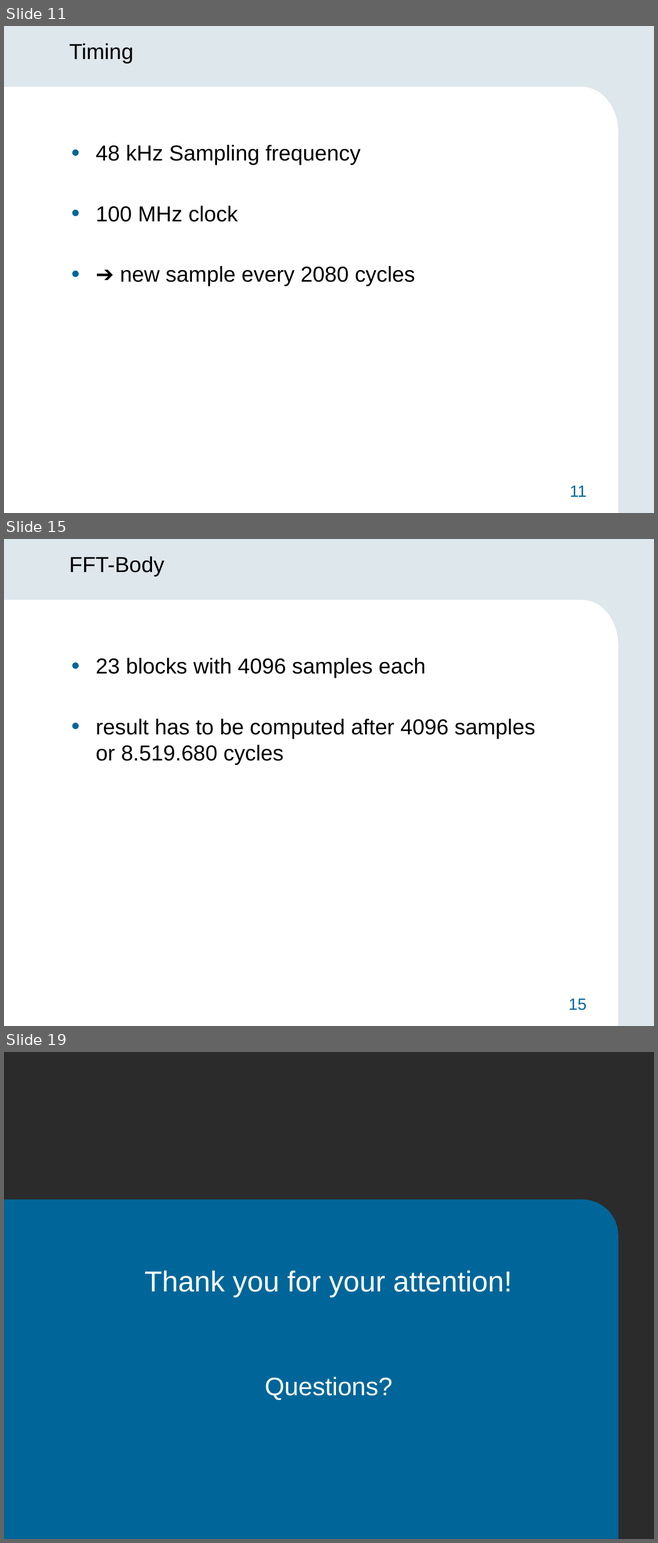
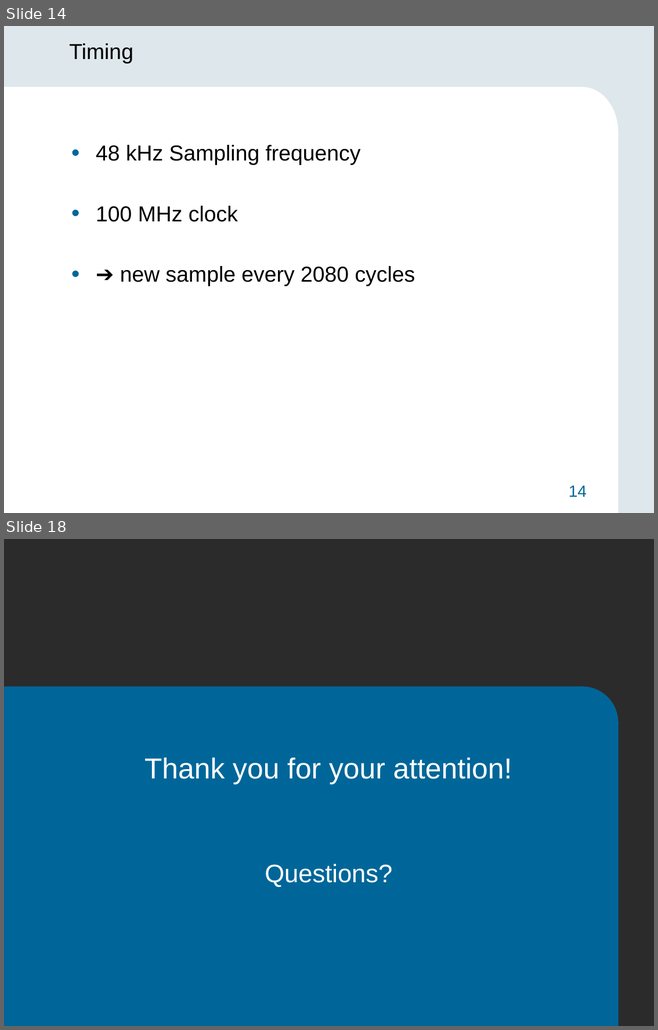
Before and after one commit to 1chor/hw_sw_codesign, a slide deck: Präsentation/Midterm_Präsentation.pptx. Shown one above the other, each under a label of ours: slides 11, 15 and 19 before the commit, slides 14 and 18 after it; the slides between them are not shown. The pictures are 658x1543 and 658x1030 pixels, drawn with LibreOffice and Linux fonts; fonts in the diff are those of the drawing; background and template pictures are left out; a plain dark background stands for a picture behind light text. Boxes give left, top, right and bottom in pixels: in the first picture for what was removed or moved away, otherwise in the second. Text is boxed around its words. In the diff, an @@ line names an element or a change of style, - is before the commit and + after.

```diff
--- a/Präsentation/Midterm_Präsentation.pptx
+++ b/Präsentation/Midterm_Präsentation.pptx
@@ slide 15 removed at [4,539,654,1026], background #DEE7EC; not listed: 4 template elements that a slide beside it also shows @@
@@ title removed at [69,556,164,576] @@
-FFT-Body
@@ text removed at [96,658,535,765] @@
-• 23 blocks with 4096 samples each
-• result has to be computed after 4096 samples
-  or 8.519.680 cycles
@@ what was slide 11 is now slide 14 @@
@@ page number at [568,485,586,497]: text changed @@
-11
+14
@@ what was slide 19 is now slide 18 @@
```
Also in this commit, not shown: 5 slides changed, 5 slides added, 5 other slides removed, 2 other files.
